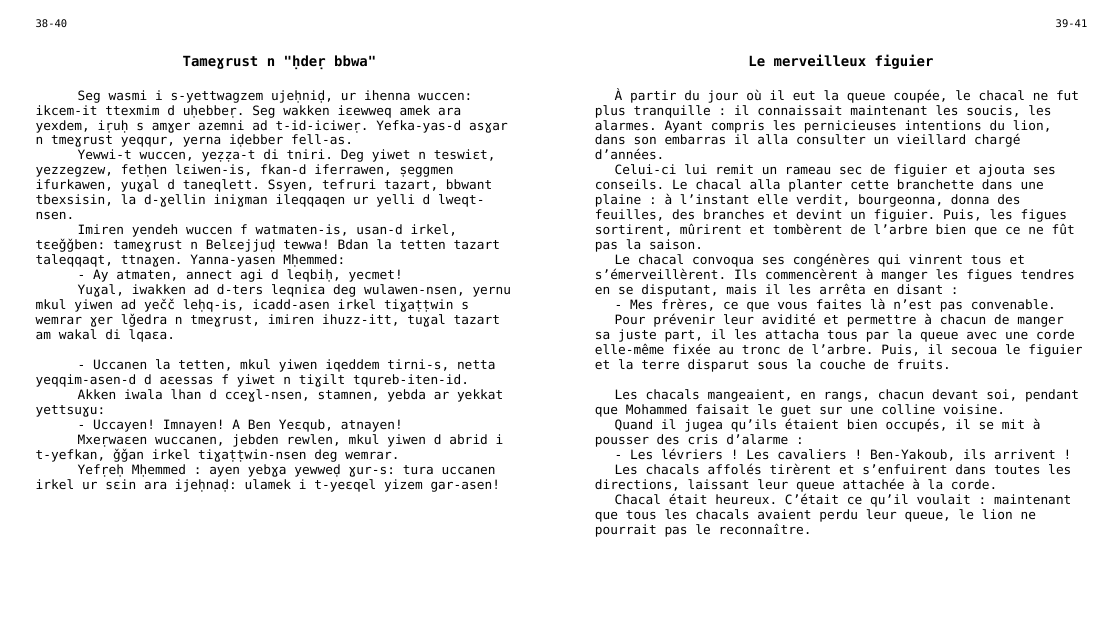
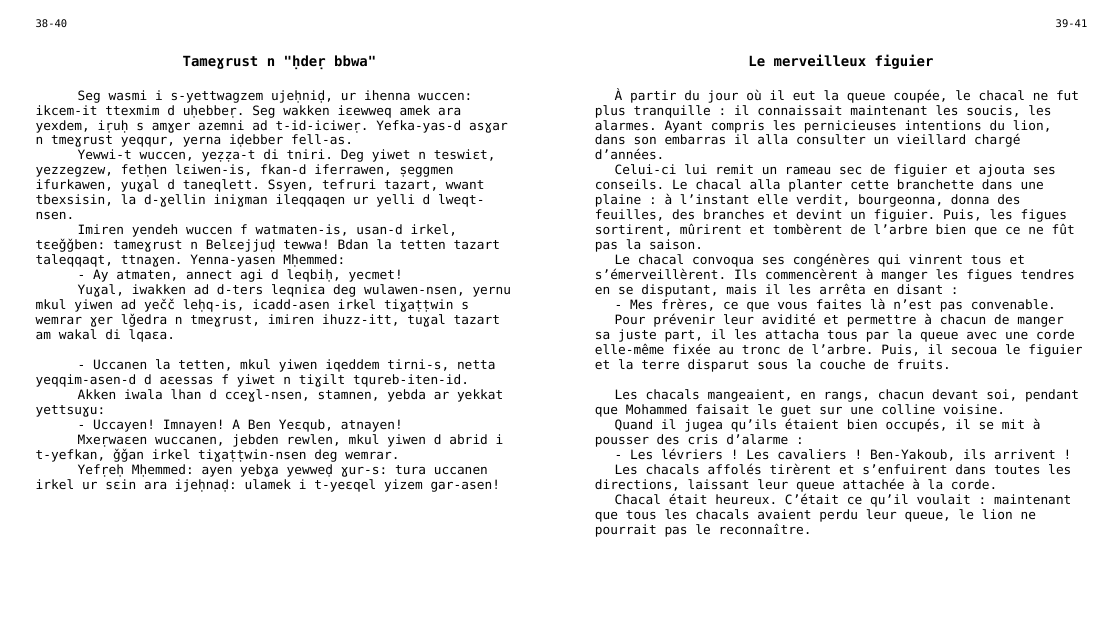
Before and after one commit to sferhah/tamacahut_n_wuccen, a slide deck: slide 14 of Uccen.ConsoleApp/uccen.pptx. Drawn at 1120x630 pixels with LibreOffice and Linux fonts; fonts in the diff are those of the drawing. Boxes give left, top, right and bottom in pixels: in the first picture for what was removed or moved away, otherwise in the second. Text is boxed around its words. In the diff, an @@ line names an element or a change of style, - is before the commit and + after.

```diff
--- a/Uccen.ConsoleApp/uccen.pptx
+++ b/Uccen.ConsoleApp/uccen.pptx
@@ table at [27, 13, 1096, 607] @@
-row 3, column 1: Seg wasmi i s-yettwagzem ujeḥniḍ, ur ihenna wuccen: ikcem-it ttexmim d uḥebbeṛ. Seg wakken iɛewweq amek ara yexdem, iṛuḥ s amɣer azemni ad t-id-iciweṛ. Yefka-yas-d asɣar n tmeɣrust yeqqur, yerna iḍebber fell-as. / Yewwi-t wuccen, yeẓẓa-t di tniri. Deg yiwet n teswiɛt, yezzegzew, fetḥen lɛiwen-is, fkan-d iferrawen, ṣeggmen ifurkawen, yuɣal d taneqlett. Ssyen, tefruri tazart, bbwant tbexsisin, la d-ɣellin iniɣman ileqqaqen ur yelli d lweqt-nsen. / Imiren yendeh wuccen f watmaten-is, usan-d irkel, tɛeǧǧben: tameɣrust n Belɛejjuḍ tewwa! Bdan la tetten tazart taleqqaqt, ttnaɣen. Yanna-yasen Mḥemmed: / - Ay atmaten, annect agi d leqbiḥ, yecmet! / Yuɣal, iwakken ad d-ters leqniɛa deg wulawen-nsen, yernu mkul yiwen ad yečč leḥq-is, icadd-asen irkel tiɣaṭṭwin s wemrar ɣer lǧedra n tmeɣrust, imiren ihuzz-itt, tuɣal tazart am wakal di lqaɛa. / - Uccanen la tetten, mkul yiwen iqeddem tirni-s, netta yeqqim-asen-d d aɛessas f yiwet n tiɣilt tqureb-iten-id. / Akken iwala lhan d cceɣl-nsen, stamnen, yebda ar yekkat yettsuɣu: / - Uccayen! Imnayen! A Ben Yeɛqub, atnayen! / Mxeṛwaɛen wuccanen, jebden rewlen, mkul yiwen d abrid i t-yefkan, ǧǧan irkel tiɣaṭṭwin-nsen deg wemrar. / Yefṛeḥ Mḥemmed : ayen yebɣa yewweḍ ɣur-s: tura uccanen irkel ur sɛin ara ijeḥnaḍ: ulamek i t-yeɛqel yizem gar-asen!
+row 3, column 1: Seg wasmi i s-yettwagzem ujeḥniḍ, ur ihenna wuccen: ikcem-it ttexmim d uḥebbeṛ. Seg wakken iɛewweq amek ara yexdem, iṛuḥ s amɣer azemni ad t-id-iciweṛ. Yefka-yas-d asɣar n tmeɣrust yeqqur, yerna iḍebber fell-as. / Yewwi-t wuccen, yeẓẓa-t di tniri. Deg yiwet n teswiɛt, yezzegzew, fetḥen lɛiwen-is, fkan-d iferrawen, ṣeggmen ifurkawen, yuɣal d taneqlett. Ssyen, tefruri tazart, wwant tbexsisin, la d-ɣellin iniɣman ileqqaqen ur yelli d lweqt-nsen. / Imiren yendeh wuccen f watmaten-is, usan-d irkel, tɛeǧǧben: tameɣrust n Belɛejjuḍ tewwa! Bdan la tetten tazart taleqqaqt, ttnaɣen. Yenna-yasen Mḥemmed: / - Ay atmaten, annect agi d leqbiḥ, yecmet! / Yuɣal, iwakken ad d-ters leqniɛa deg wulawen-nsen, yernu mkul yiwen ad yečč leḥq-is, icadd-asen irkel tiɣaṭṭwin s wemrar ɣer lǧedra n tmeɣrust, imiren ihuzz-itt, tuɣal tazart am wakal di lqaɛa. / - Uccanen la tetten, mkul yiwen iqeddem tirni-s, netta yeqqim-asen-d d aɛessas f yiwet n tiɣilt tqureb-iten-id. / Akken iwala lhan d cceɣl-nsen, stamnen, yebda ar yekkat yettsuɣu: / - Uccayen! Imnayen! A Ben Yeɛqub, atnayen! / Mxeṛwaɛen wuccanen, jebden rewlen, mkul yiwen d abrid i t-yefkan, ǧǧan irkel tiɣaṭṭwin-nsen deg wemrar. / Yefṛeḥ Mḥemmed: ayen yebɣa yewweḍ ɣur-s: tura uccanen irkel ur sɛin ara ijeḥnaḍ: ulamek i t-yeɛqel yizem gar-asen!
```
Also in this commit, not shown: 27 other slides changed, 1 other file.
